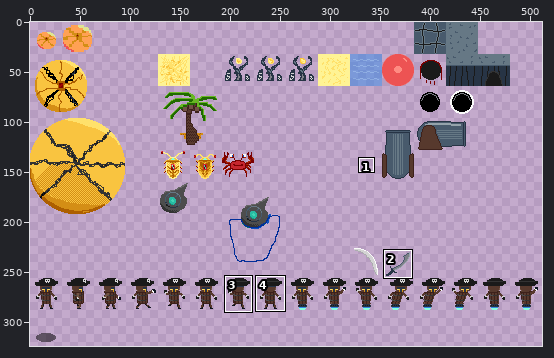
A sprite sheet gets an edit: sprites/WaveStrong.png. Above, an overview of the earlier version with the close-up marked.
Close-up. As it was:
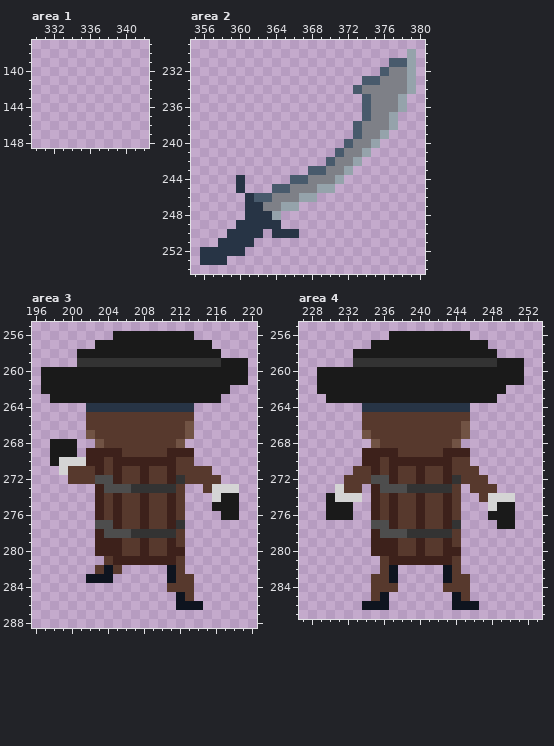
The file is 512x512 pixels. Colours within 5 levels of each other are drawn and written as one. Shown: area 1: x 330..342, y 137..148; area 2: x 355..380, y 229..254; area 3: x 196..220, y 255..288; area 4: x 227..253, y 255..287. The wide view leaves out empty margins. The commit also changed other parts of the picture, which this record leaves out.
After the commit:
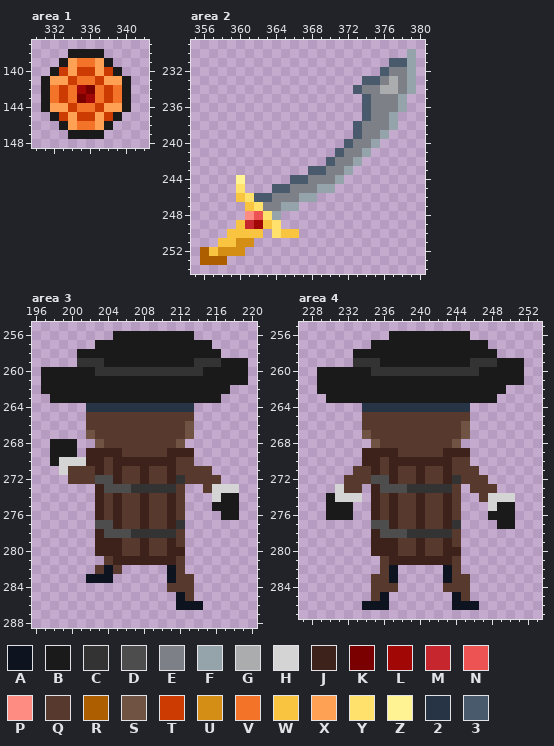
Palette (. is transparent): A #0e141f  B #1a1a1a  C #333333  D #4d4d4d  E #7e8087  F #95a3ab  G #abacae  H #d4d4d4  J #3d211b  K #7a0000  L #a10705  M #c6262e  N #ed5353  P #ff8c82  Q #57392d  R #ad5f00  S #715344  T #cc3b02  U #d48e15  V #f37329  W #f9c440  X #ffa154  Y #ffe16b  Z #fff394  2 #273445  3 #485a6c
What changed:
--- area 1
@@ x 330..342 @@
 137 .............
-138 .............
-139 .............
-140 .............
-141 .............
-142 .............
-143 .............
-144 .............
-145 .............
-146 .............
-147 .............
+138 ....BBBB.....
+139 ...BXVVXB....
+140 ..BTXTTXTB...
+141 .BXXTVVTXXB..
+142 .BVTVLKVTVB..
+143 .BVTVKLVTVB..
+144 .BXXTVVTXXB..
+145 ..BTXTTXTB...
+146 ...BXVVXB....
+147 ....BBBB.....
 148 .............
--- area 2
@@ x 374..379 @@
 232 ..3EEF
-233 33EEEF
-234 EEEEEF
+233 33EGEF
+234 EEGGEF
 235 3EEEF.
@@ x 355..368 @@
 243 .............3
-244 .....2.....33E
-245 .....2...33EEE
-246 ......233EEEFF
-247 ......22EEFF..
-248 ......222F....
-249 .....22222....
-250 ....2222.222..
-251 ...2222.......
-252 .22222........
-253 .222..........
+244 .....Z.....33E
+245 .....Y...33EEE
+246 .....WY33EEEFF
+247 ......WYEEFF..
+248 ......PNYF....
+249 .....WMLWY....
+250 ....WWWW.YWW..
+251 ...WWUU.......
+252 .RWUUU........
+253 .RRR..........
 254 ..............
--- area 3
@@ x 201..216 @@
 258 BBBBBBBBBBBBBBBB
-259 CCCCCCCCCCCCCCCC
-260 BBBBBBBBBBBBBBBB
+259 CCCBBBBBBBBBBCCC
+260 BBCCCCCCCCCCCCBB
 261 BBBBBBBBBBBBBBBB
--- area 4
@@ x 233..248 @@
 258 BBBBBBBBBBBBBBBB
-259 CCCCCCCCCCCCCCCC
-260 BBBBBBBBBBBBBBBB
+259 CCCBBBBBBBBBBCCC
+260 BBCCCCCCCCCCCCBB
 261 BBBBBBBBBBBBBBBB
